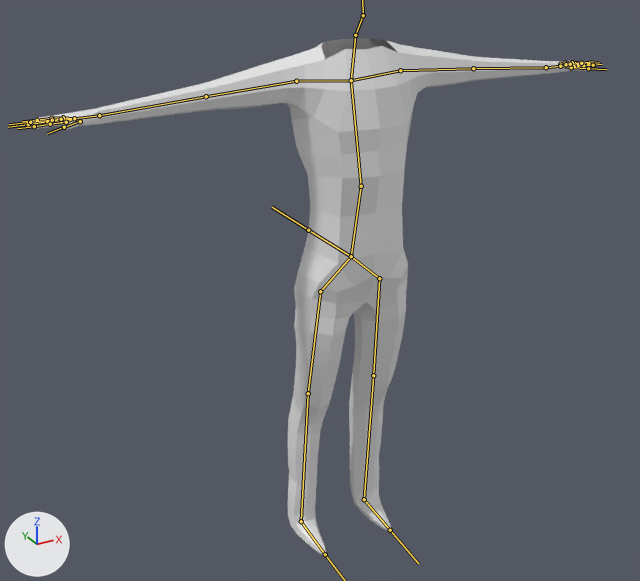
Renders of the FBX model Assets/SpyRunners/Models/HeadlessPlayerModel.fbx from each side of a commit.
Rendered twice from a camera (50 mm lens) standing at (-1.84, -3.14, 1.43) and looking at (-0.18, -0.14, -0.07). The axes (+X, +Y, +Z) are drawn at lower left. The lights are the same throughout. The bones that bend it are drawn over the model as lines.
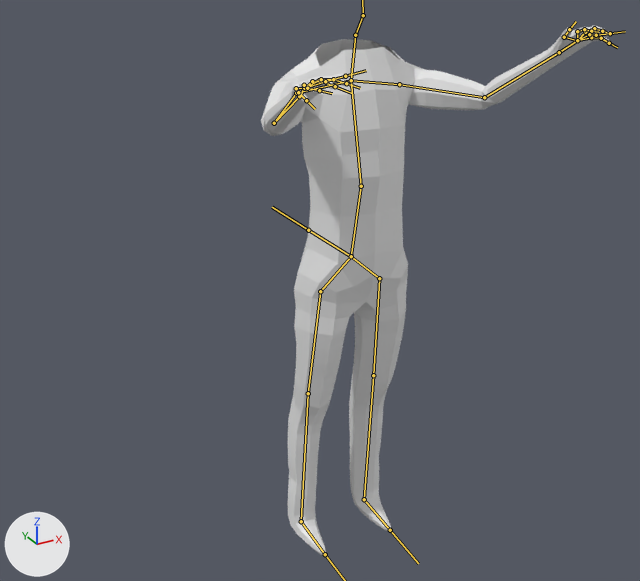
The newer file adds an action. The first version stands in its rest pose; the second is drawn at frame 8 of the action 'Armature|Airborne'.

Location of each change, [x1, y1, x2, y2] in pixels of the pictures (640 x 581 px):
'Cube', posed (38% narrower)
    before: [28, 38, 593, 555]
    after: [261, 26, 611, 555]
bone 'LeftShoulder.L', root to tip
    before: (351, 80) to (400, 70)
    after: (351, 80) to (399, 84)
bone 'UpperArm.L', root to tip
    before: (400, 70) to (473, 68)
    after: (399, 84) to (484, 97)
bone 'Forearm.L', root to tip
    before: (473, 68) to (546, 67)
    after: (484, 97) to (559, 52)
bone 'Bone.24.L', root to tip
    before: (560, 64) to (565, 63)
    after: (591, 37) to (601, 38)
bone 'Bone.27.L', root to tip
    before: (571, 65) to (578, 64)
    after: (585, 32) to (594, 28)
bone 'MiddleFingerTip.L', root to tip
    before: (578, 64) to (588, 63)
    after: (594, 28) to (602, 31)
bone 'Bone.26.L', root to tip
    before: (574, 66) to (583, 65)
    after: (577, 31) to (584, 29)
bone 'Thumb.L', root to tip
    before: (571, 67) to (588, 68)
    after: (564, 37) to (569, 29)
bone 'Bone.28.L', root to tip
    before: (566, 64) to (570, 64)
    after: (589, 34) to (596, 35)
bone 'LeftShoulder.R', root to tip
    before: (351, 80) to (296, 81)
    after: (351, 80) to (296, 93)
bone 'UpperArm.R', root to tip
    before: (296, 81) to (206, 96)
    after: (296, 93) to (274, 123)
bone 'Forearm.R', root to tip
    before: (206, 96) to (99, 115)
    after: (274, 123) to (299, 96)
bone 'Bone.24.R', root to tip
    before: (63, 117) to (51, 118)
    after: (296, 88) to (298, 92)
bone 'Bone.27.R', root to tip
    before: (61, 120) to (47, 121)
    after: (312, 81) to (319, 80)
bone 'MiddleFingerTip.R', root to tip
    before: (47, 121) to (28, 124)
    after: (319, 80) to (335, 86)
bone 'Bone.26.R', root to tip
    before: (66, 122) to (50, 124)
    after: (321, 79) to (333, 79)
bone 'Thumb.R', root to tip
    before: (80, 121) to (64, 127)
    after: (325, 81) to (345, 76)
bone 'Bone.28.R', root to tip
    before: (61, 119) to (52, 120)
    after: (304, 85) to (307, 88)

What the commit changed:
Bone 'LeftShoulder.L' (bone_leftshoulder_l) turns from (0, 0, 0) to (-14, 0, -1) degrees about its own x, y and z.
Bone 'UpperArm.L' (bone_upperarm_l) turns from (0, 0, 0) to (14, -77, -75) degrees about its own x, y and z.
Bone 'Forearm.L' (bone_forearm_l) turns from (0, 0, 0) to (-39, 56, -68) degrees about its own x, y and z.
Bone 'Bone.24.L' (bone_bone_24_l) turns from (0, 0, 0) to (-31, -3, 0) degrees about its own x, y and z.
Bone 'Bone.27.L' (bone_bone_27_l) turns from (0, 0, 0) to (-17, 0, -11) degrees about its own x, y and z.
Bone 'MiddleFingerTip.L' (bone_middlefingertip_l) turns from (0, 0, 0) to (-22, 1, -12) degrees about its own x, y and z.
Bone 'Bone.26.L' (bone_bone_26_l) turns from (0, 0, 0) to (-24, 5, -22) degrees about its own x, y and z.
Bone 'Thumb.L' (bone_thumb_l) turns from (0, 0, 0) to (-7, 1, -1) degrees about its own x, y and z.
Bone 'Bone.28.L' (bone_bone_28_l) turns from (0, 0, 0) to (-34, -5, -2) degrees about its own x, y and z.
Bone 'LeftShoulder.R' (bone_leftshoulder_r) turns from (0, 0, 0) to (-11, 0, 1) degrees about its own x, y and z.
Bone 'UpperArm.R' (bone_upperarm_r) turns from (0, 0, 0) to (12, 80, 62) degrees about its own x, y and z.
Bone 'Forearm.R' (bone_forearm_r) turns from (0, 0, 0) to (-49, -54, 72) degrees about its own x, y and z.
Bone 'Bone.24.R' (bone_bone_24_r) turns from (0, 0, 0) to (-31, 3, 0) degrees about its own x, y and z.
Bone 'Bone.27.R' (bone_bone_27_r) turns from (0, 0, 0) to (-17, 0, 11) degrees about its own x, y and z.
Bone 'MiddleFingerTip.R' (bone_middlefingertip_r) turns from (0, 0, 0) to (-22, -1, 12) degrees about its own x, y and z.
Bone 'Bone.26.R' (bone_bone_26_r) turns from (0, 0, 0) to (-24, -5, 22) degrees about its own x, y and z.
Bone 'Thumb.R' (bone_thumb_r) turns from (0, 0, 0) to (-7, -1, 1) degrees about its own x, y and z.
Bone 'Bone.28.R' (bone_bone_28_r) turns from (0, 0, 0) to (-34, 5, 2) degrees about its own x, y and z.
